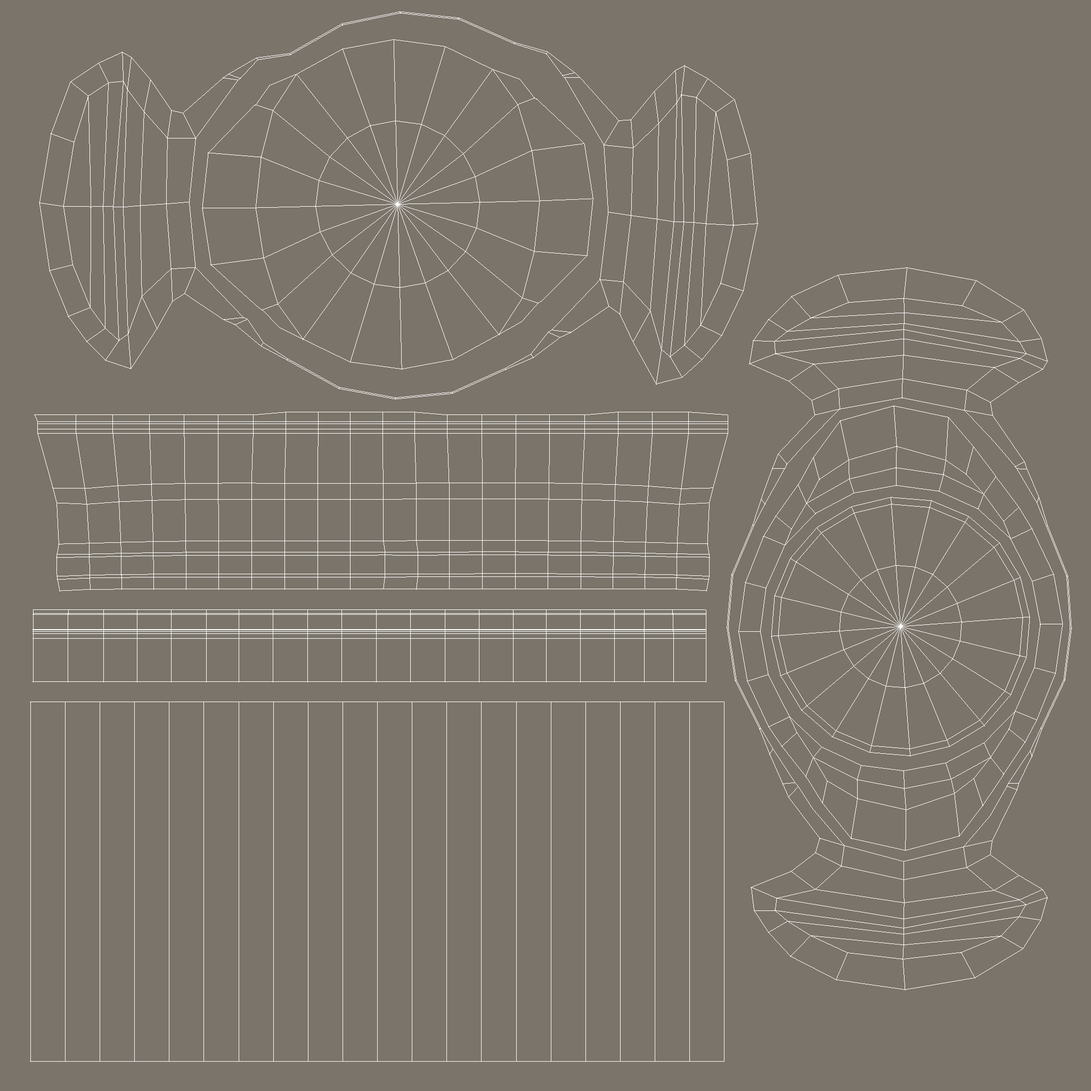
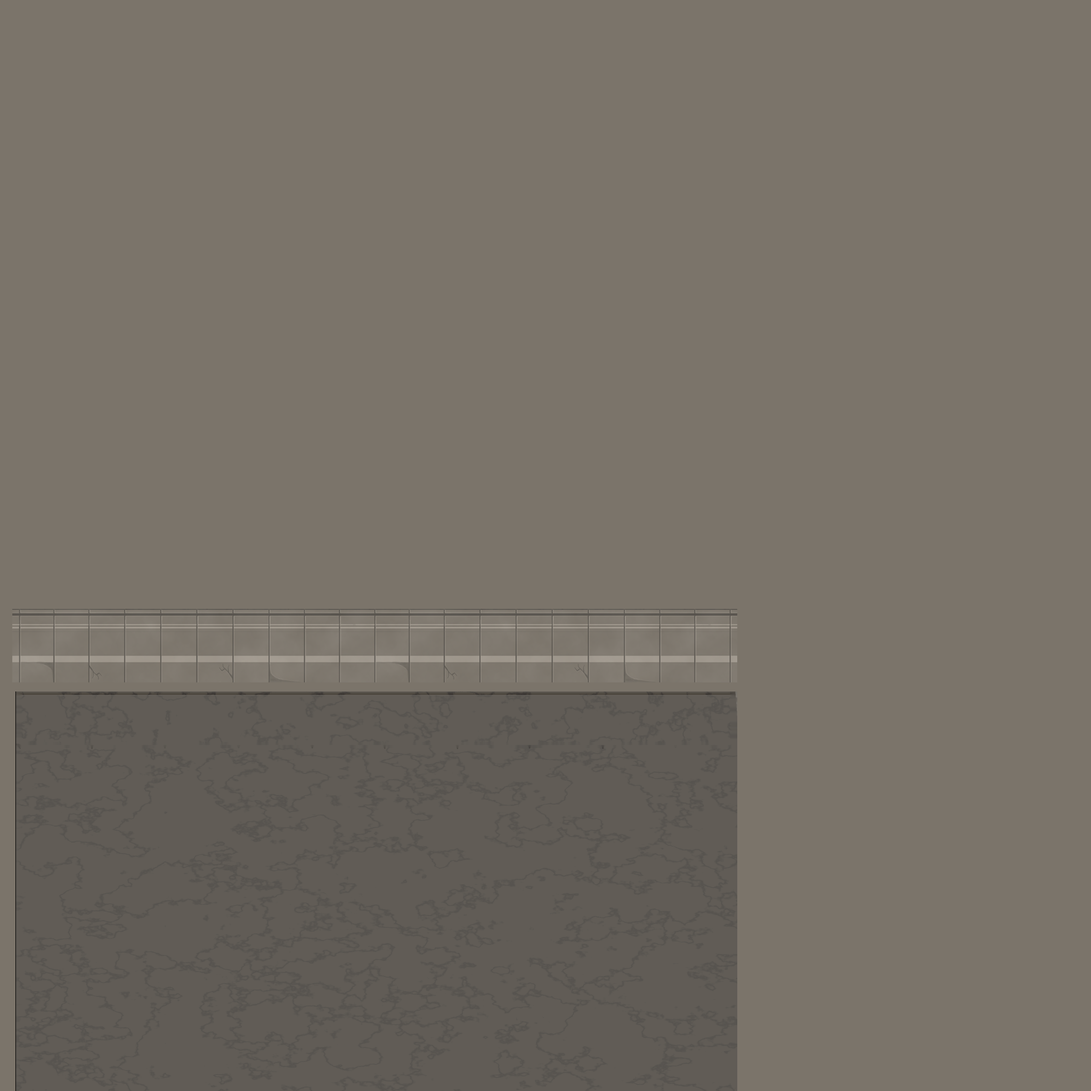
The second 1091×1091 image is a revision of the first. Changes to its layers:
hid "Guides" over (29, 11, 1073, 1063)
added layer "Layer 2 copy" in group "Group 1" over (12, 609, 738, 683)
added layer "Layer 1" in group "Group 1" over (15, 691, 738, 1091)
